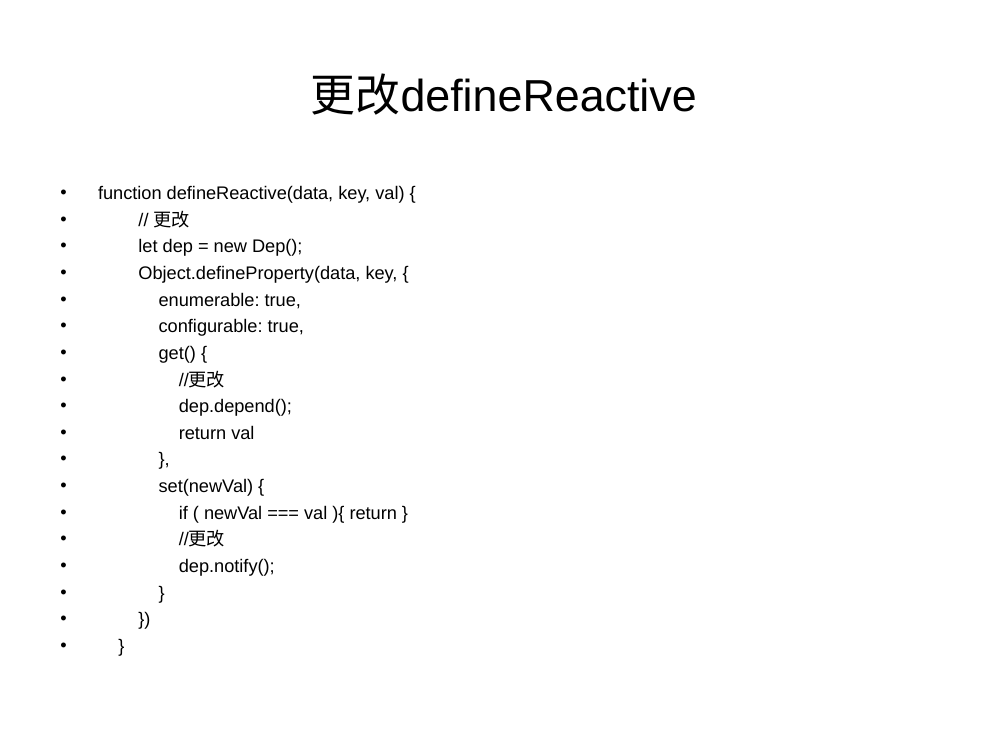
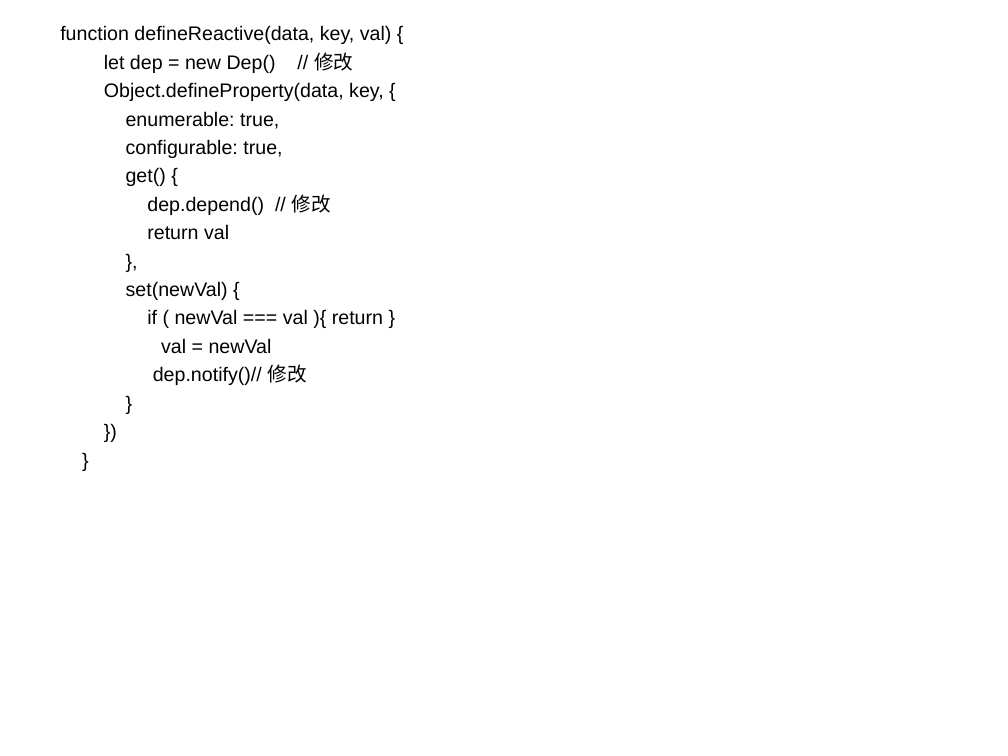
Before and after one commit to liyanjunCode/miniPrograme, a slide deck: slide 8 of vue.ppt (slide 11 before the commit). Drawn at 1008x756 pixels with LibreOffice and Linux fonts; fonts in the diff are those of the drawing. Boxes give left, top, right and bottom in pixels: in the first picture for what was removed or moved away, otherwise in the second. Text is boxed around its words. In the diff, an @@ line names an element or a change of style, - is before the commit and + after.

```diff
--- a/vue.ppt
+++ b/vue.ppt
@@ text "function defineReactive(data, key, val) {" moved from (x1=98, y1=185, x2=404, y2=576) to (x1=60, y1=25, x2=392, y2=385) @@
@@ text at (x1=60, y1=25, x2=392, y2=325): size 12.9 to 14 pt in "function defineReactive(data, key, val) {", "Object.defineProperty(data, key, {", "enumerable: true,", "configurable: true," and 8 more places; bullet • to none @@
@@ text at (x1=104, y1=52, x2=353, y2=73): text changed; size 12.9 to 14 pt @@
-• // 更改
-• let dep = new Dep();
+let dep = new Dep() // 修改
@@ title removed at (x1=311, y1=73, x2=697, y2=115) @@
-更改defineReactive
@@ text at (x1=147, y1=194, x2=331, y2=215): text changed; size 12.9 to 14 pt @@
-• //更改
-• dep.depend();
+dep.depend() // 修改
@@ text at (x1=153, y1=338, x2=307, y2=385): text changed; size 12.9 to 14 pt @@
-• //更改
-• dep.notify();
+val = newVal
+dep.notify()// 修改
```
Also in this commit, not shown: 7 other slides changed, 10 slides added, 4 slides removed, 1 other file.
